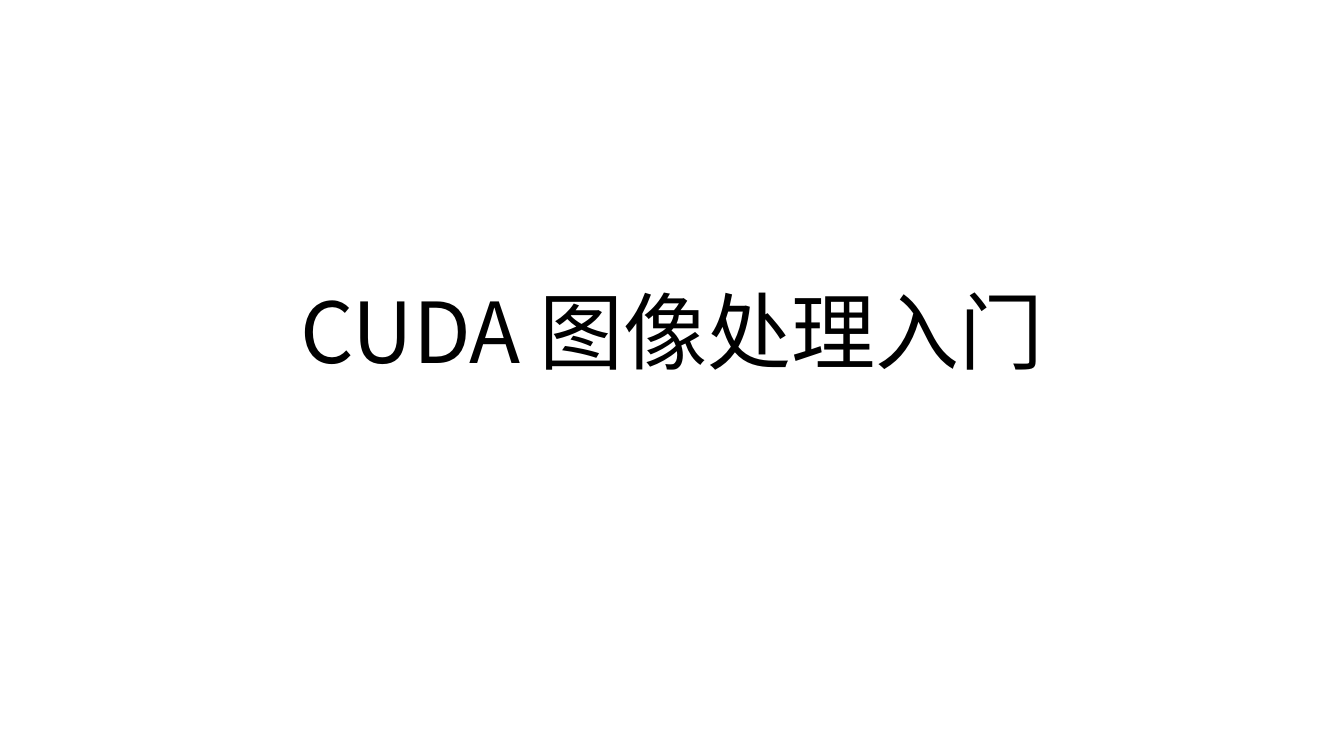
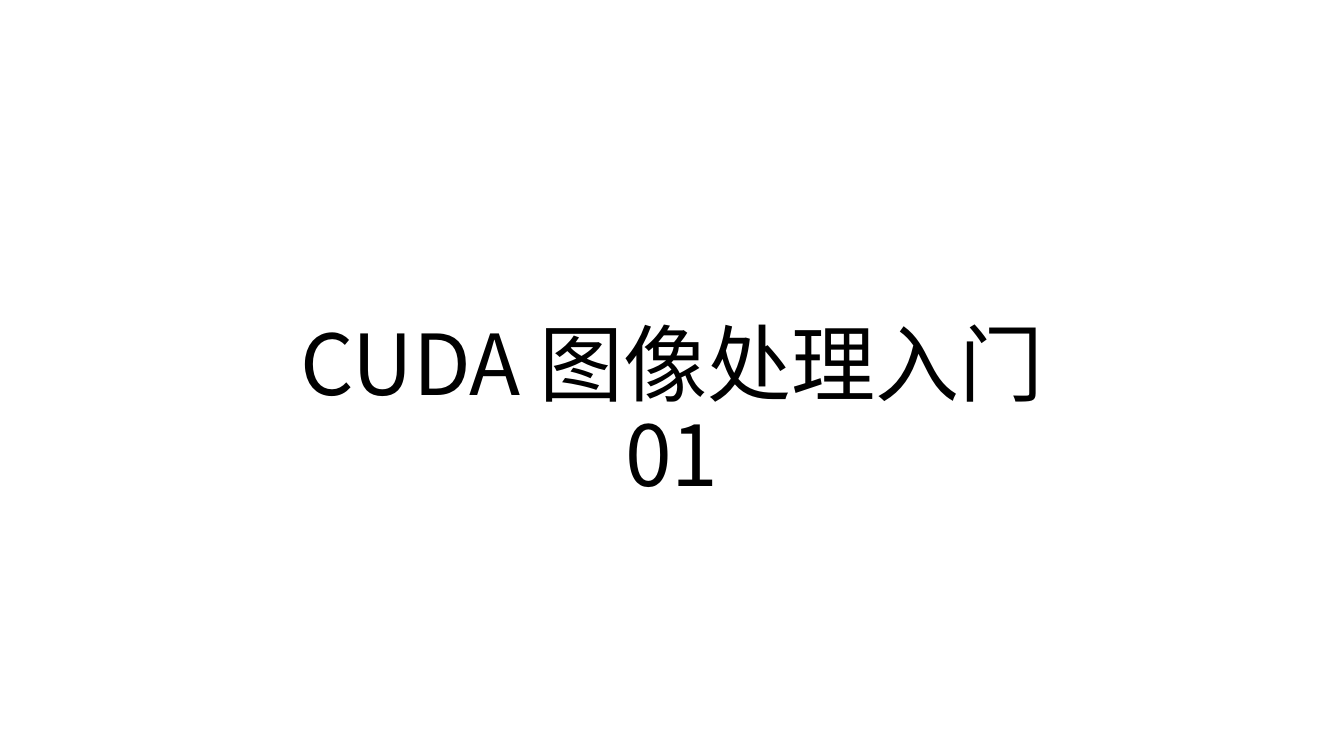
Before and after one commit to QWERDF007/CUDA-Image-Processing-Tutorial, a slide deck: slide 1 of slides/CUDA 图像处理入门 - 1.pptx. Drawn at 1344x756 pixels with LibreOffice and Linux fonts; fonts in the diff are those of the drawing. Boxes give left, top, right and bottom in pixels: in the first picture for what was removed or moved away, otherwise in the second. Text is boxed around its words. In the diff, an @@ line names an element or a change of style, - is before the commit and + after.

```diff
--- a/slides/CUDA 图像处理入门 - 1.pptx
+++ b/slides/CUDA 图像处理入门 - 1.pptx
@@ title at [300,324,1044,487]: text changed @@
-CUDA 图像处理入门
+CUDA 图像处理入门
+01
```
Also in this commit, not shown: 1 other file.
